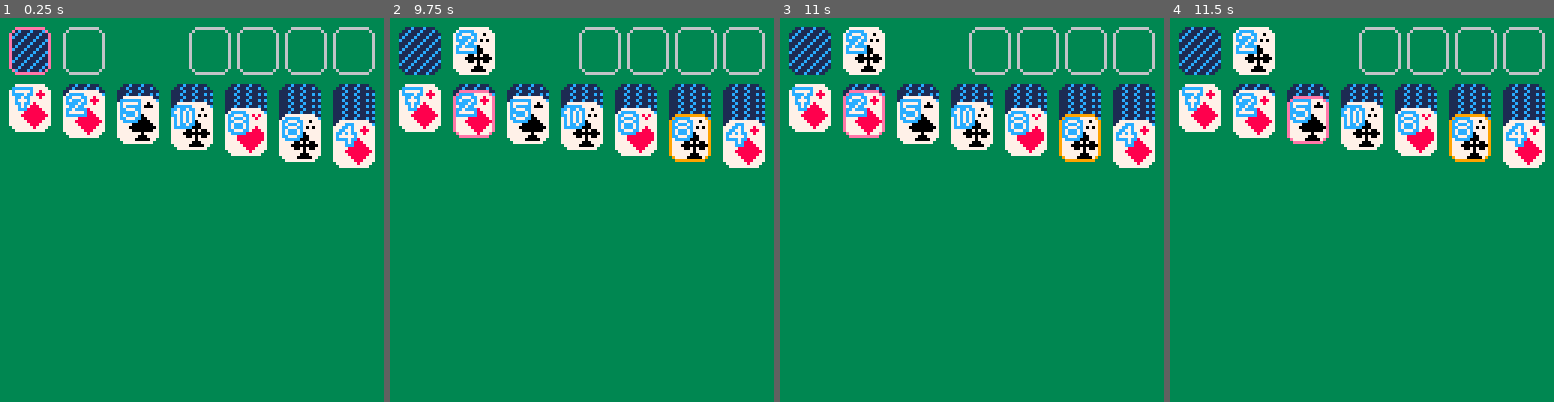
Above: before the commit, frames 1-4 (left to right).
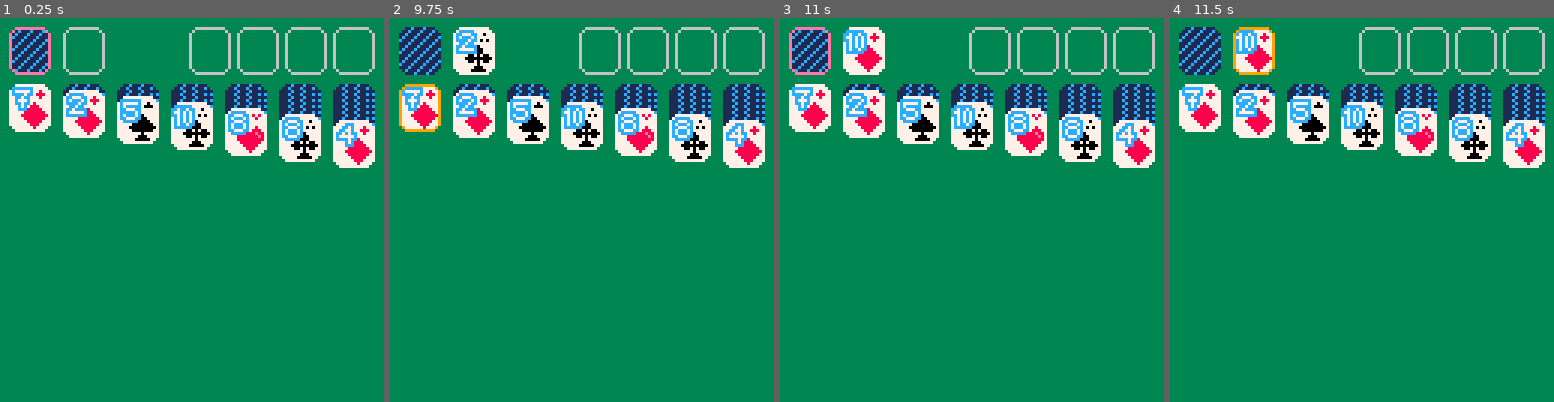
Above: after the commit, the same moments.

Repository: ReidLarson/Klondike
Game: PICO-8 cartridge klondike.p8
The game is run twice, just before and just after one commit, with the same random seed, the same clock (stepped at 60 frames per second) and the same inputs.
Inputs:
- Up to frame 1 (0.25 s): no input
- Up to frame 2 (9.75 s): tap X (X key) at 0.33, 1.07, 1.85, 2.97, 4.08, 5.2, 6.32, 7.43, 8.55, 9.67 s; tap O (Z key) at 0.7, 1.7, 2.1, 2.5, 2.9, 3.3, 3.7, 4.1, 4.5, 4.9, 5.3, 5.7, 6.1, 6.5, 6.9, 7.3, 7.7, 8.1, 8.5, 8.9, 9.3, 9.7 s; hold Right 1.6-2.1 s; hold Up 2.15-2.42 s; hold Right 2.47-3.03 s; hold Left 3.08-3.58 s; hold Down 3.63-3.97 s; hold Right 4.02-4.68 s; hold Up 4.73-5.03 s; hold Left 5.08-5.68 s; hold Down 5.73-6.03 s; hold Right 6.08-6.58 s; hold Right 6.63-7.13 s; hold Up 7.18-7.45 s; hold Right 7.5-8.07 s; hold Left 8.12-8.62 s; hold Down 8.67-9 s; hold Right 9.05-9.72 s
- Up to frame 3 (11 s): hold Up 9.77-10.07 s; tap O (Z key) at 10.1, 10.5, 10.9 s; hold Left 10.12-10.72 s; hold Down from 10.77 s (still down); tap X (X key) at 10.78 s
- Up to frame 4 (11.5 s): release Down at 11.07 s; hold Right from 11.12 s (still down); tap O (Z key) at 11.3 s

The runs differ from the first frame. In frame 1, less than 0.1% of the frame differs, in the area x 66-68%, y 29-32%; in frame 2, 0.9%; in frame 3, 1.3%, in the area x 2-84%, y 2-38%; in frame 4, 1.3%.

Commit message:
Heart art adjusted to be more distinct from diamond

Diff:
--- a/klondike.p8
+++ b/klondike.p8
@@ -8,11 +8,7 @@
 	tick=0
 	hoverc=9
 	selectc=14
-	selectedarea=nil
 	ticklimit=8
-	hoveredarea="stock"
-	hoveredxindex=1
-	hoveredyindex=1
 
  newgame()
  deselectcards()
@@ -43,6 +39,11 @@
 end
 
 function newgame()
+	selectedarea=nil
+	hoveredarea="stock"
+	hoveredxindex=1
+	hoveredyindex=1
+
 	stock={}
 	stock.x=2
 	stock.y=topy
@@ -199,6 +200,7 @@
 	  selectedyindex=hoveredyindex
 	  selectedarea=hoveredarea
 	  for i=selectedyindex,#tableaus[selectedxindex].cards do
+	   --todo fix error: attempt to index field '?' a nil value
 	   tableaus[selectedxindex].cards[i].isselected=true
 	  end
 	 elseif hoveredarea=="waste" then
@@ -294,9 +296,8 @@
 
 	 --card background
 	 reflectcard(14,x,y)
-
 	 spr(21+2*(card.suit-1),x,y+1,2,2)
-  spr(card.rank,x+1,y+1)
+	 spr(card.rank,x+1,y+1)
 	else --just card back
 	 spr(46,x,y,2,1)
 	 spr(46,x,y+8,2,1,true,true)
@@ -354,7 +355,9 @@
 -->8
 --interaction
 function changearea()
-	if hoveredarea=="stock" then
+ if btnp(❎) and selectedarea~=nil then
+  deselectcards()
+	elseif hoveredarea=="stock" then
 	 stock_input()
 	elseif hoveredarea=="waste" then
 	 waste_input();
@@ -386,11 +389,7 @@
    selectcards()
   end
  elseif btnp(❎) then
-  if selectedarea=="waste" then
-   deselectcards()
-  else
-   checkmovetofoundation(true)
-  end
+  checkmovetofoundation(true)
  end
 end
 
@@ -414,11 +413,7 @@
  elseif btnp(🅾️) then
   reserves_move()
 	elseif btnp(❎) then
-	 if selectedarea~=nil then
-	  deselectcards()
-	 else
-	 	checkmovetofoundation()
-	 end
+ 	checkmovetofoundation()
  end
 end
 
@@ -640,8 +635,8 @@
 0000000000000000000000000000000000000000ffffffffffffffffffffffffffffffffffffffffffffffffffffffffffffffff000000000000000000000000
 0000000000000000000000000000000000000000fffffffff8fffffffffffffff0fffffffffffff8fff8fffffffffffff0ffffff000000000000000000000000
 0000000000000000000000000000000000000000ffffffff888fffffffffffff000fffffffffff888f888fffffffffff000fffff000000000000000000000000
-0000000000000000000000000000000000000000fffffff88888ffffffffffff000ffffffffff888888888fffffffff00000ffff000000000000000000000000
-0000000000000000000000000000000000000000ffffff8888888fffffffff00f0f00ffffffff888888888ffffffff0000000fff00000000fff11c111c111fff
+0000000000000000000000000000000000000000fffffff88888ffffffffffff000ffffffffff888888e88fffffffff00000ffff000000000000000000000000
+0000000000000000000000000000000000000000ffffff8888888fffffffff00f0f00ffffffff8888888e8ffffffff0000000fff00000000fff11c111c111fff
 0000000000000000000000000000000000000000fffff888888888fffffff000000000fffffff888888888fffffff000000000ff00000000ff11c111c111c1ff
 0000000000000000000000000000000000000000ffffff8888888fffffffff00f0f00fffffffff8888888fffffffff0000000fff00000000f11c111c111c111f
 0000000000000000000000000000000000000000fffffff88888fffffffffffff0fffffffffffff88888fffffffffffff0ffffff00000000f1c111c111c111cf
